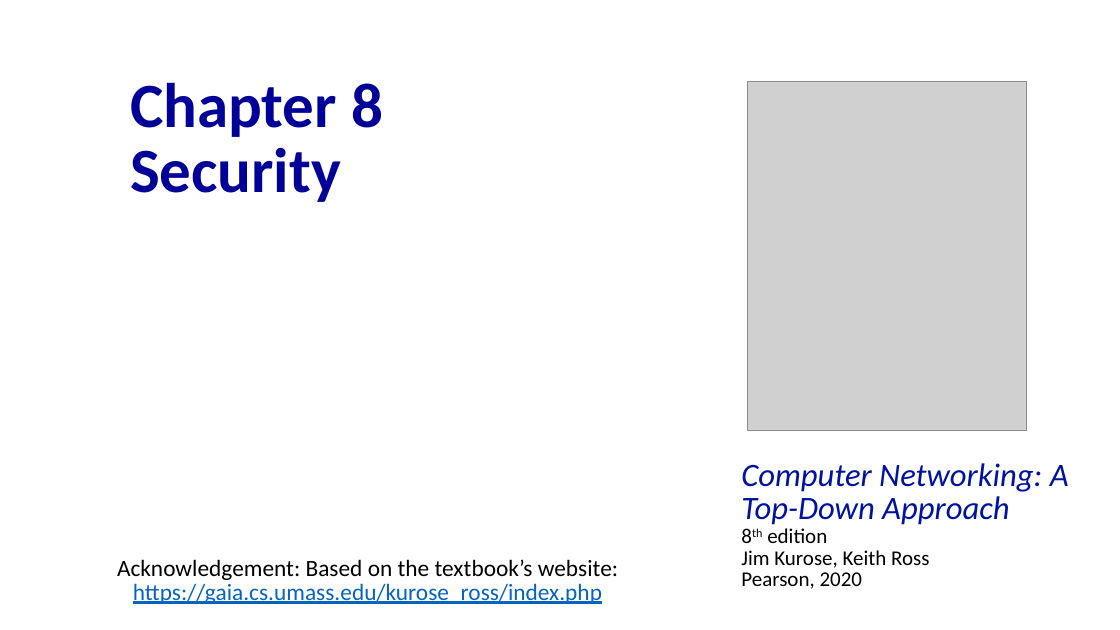
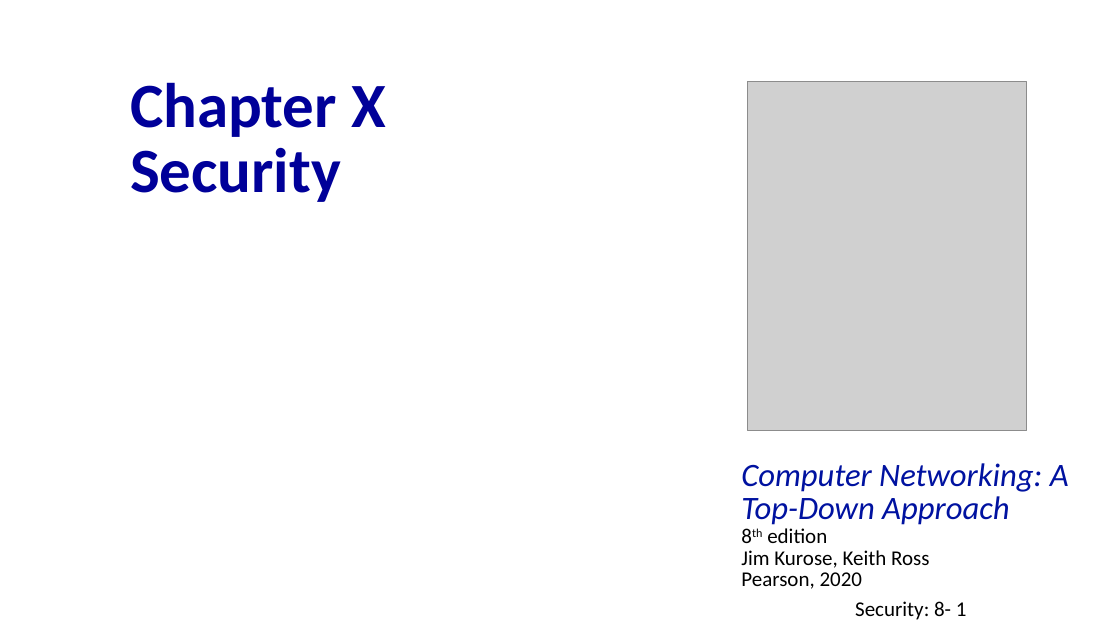
Before and after one commit to guhofstra/CSC175Sp26, a slide deck: slide 1 of PPTs/Lecture X - Network Security.pptx. Drawn at 1120x630 pixels with LibreOffice and Linux fonts; fonts in the diff are those of the drawing; grey boxes stand for pictures. Boxes give left, top, right and bottom in pixels: in the first picture for what was removed or moved away, otherwise in the second. Text is boxed around its words. In the diff, an @@ line names an element or a change of style, - is before the commit and + after.

```diff
--- a/PPTs/Lecture X - Network Security.pptx
+++ b/PPTs/Lecture X - Network Security.pptx
@@ text at [130,82,386,202]: text changed @@
-Chapter 8
-Security
+Chapter X
+Security
@@ text removed at [117,559,618,604] @@
-Acknowledgement: Based on the textbook’s website: https://gaia.cs.umass.edu/kurose_ross/index.php
@@ page number added at [855,601,967,620], 18 pt, text #000000 @@
+Security: 8- 1
```
Also in this commit, not shown: 11 other slides changed, 1 slide added, 3 slides removed, 13 other files.
